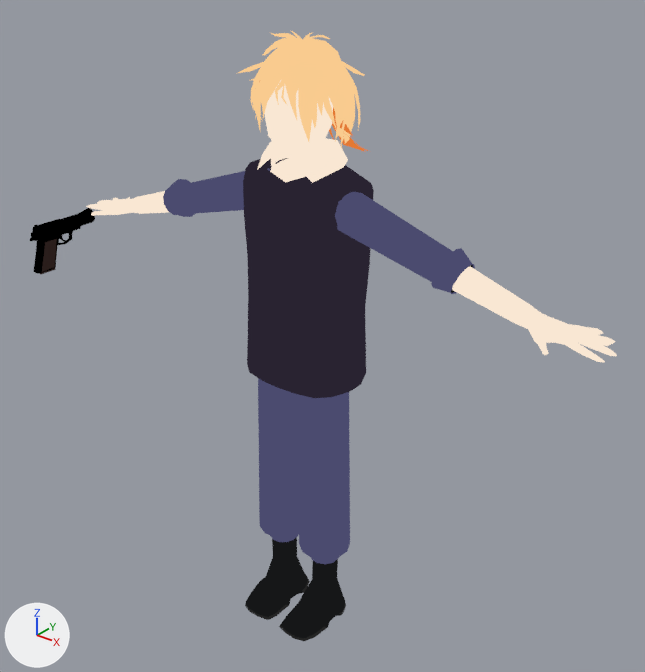
One commit to the Blender file Victoria/Victoria2.blend: the scene before it, then after it.
Rendered twice from a camera (50 mm lens) standing at (1.481, -1.681, 2.064) and looking at (0.011, 0.156, 0.925). Lighting does not change. The marker at lower left points along +X, +Y and +Z.

The first picture shows 'Plane', 'hans', 'hed', 'neck', 'shoes', 'shtans', 'upper hair', 'west'.
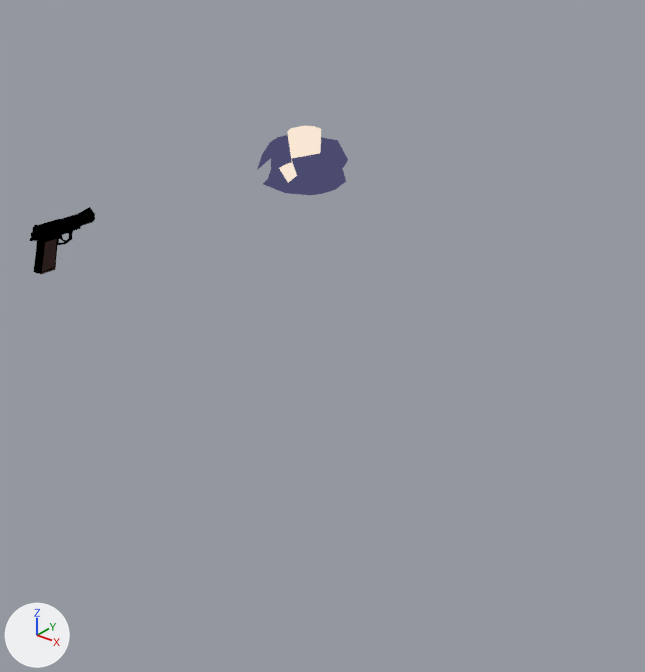
Where the change shows, as pixel boxes [x1, y1, x2, y2] in the pictures (645 x 672 px):
'west', hidden (black): before [243, 158, 374, 398]
'shtans', hidden (blue): before [258, 378, 350, 564]
'hans', hidden: before [86, 168, 617, 362]
'upper hair', hidden (beige): before [238, 30, 365, 148]
'shoes', hidden (black): before [245, 537, 346, 641]
'hed', hidden: before [259, 81, 371, 159]
part 1 of me_cube_002, surface changed (white to blue): before [257, 138, 348, 183]; after [257, 135, 348, 195]

Edits to the bpy script that builds the scene:
```text
Change me_cube_002:
    where me_cube_002.from_pydata(...)  # 36 vertices, 25 faces; spans x 0.0..0.392, y 0.033..0.655, z -0.587..0.019
    used by ob_neck; location = (0.0, 0.0, 1.533); scale = (0.321, 0.251, 0.251)
    me_cube_002 part 1: texture (UV) coordinates of 17 of 25 faces, centred in x 0.09..0.337, y 0.082..0.627, z -0.502..-0.187, changed; they spanned u 0.89..0.93, v 0.79..0.86 and now span u 0.43..0.57, v 0.1..0.26
Change ob_hans:
    add ob_hans.hide_set(True)
Change ob_hed:
    add ob_hed.hide_set(True)
Change ob_shoes:
    add ob_shoes.hide_set(True)
Change ob_shtans:
    add ob_shtans.hide_set(True)
Change ob_upper_hair:
    add ob_upper_hair.hide_set(True)
Change ob_west:
    add ob_west.hide_set(True)
```
